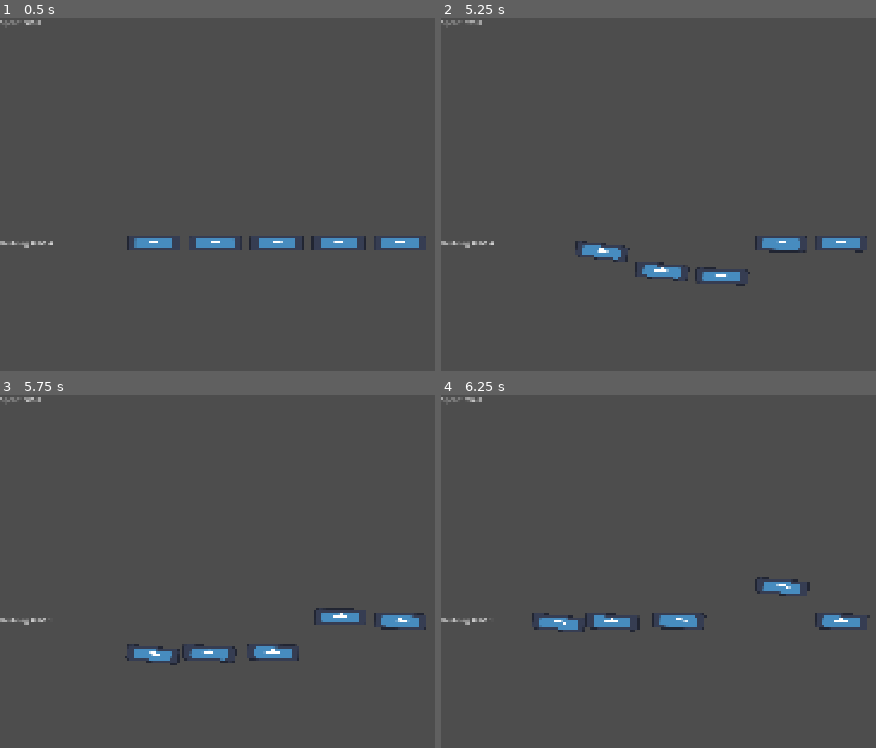
Above: before the commit, frames 1-4 (two rows, left to right).
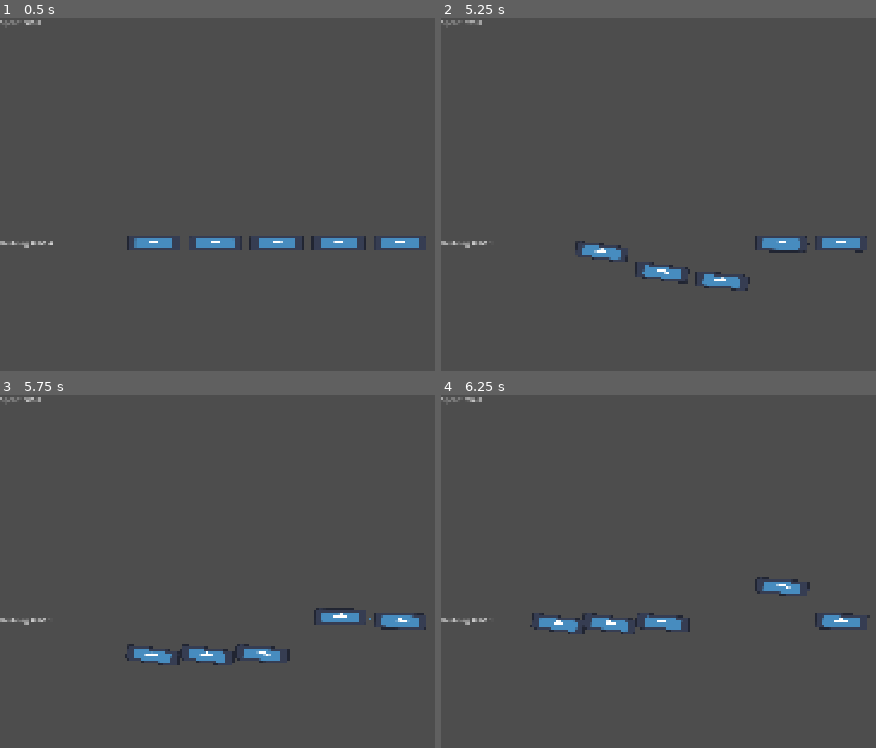
Above: after the commit, the same moments.

Repository: g3evorz/Gameseed-2026
Game: Godot game, scene res://Scenes/main.tscn
The game is run twice, just before and just after one commit, with the same random seed, the same clock (stepped at 60 frames per second) and the same inputs. The engine's default icon, where the game draws it, is replaced by a stand-in: a white triangle on a blue panel in a dark square.
Inputs:
- Up to frame 1 (0.5 s): no input
- Up to frame 2 (5.25 s): tap Enter (ui_accept) at 0.5, 0.77, 1.52, 3.02, 3.77, 4.52 s
- Up to frame 3 (5.75 s): no input
- Up to frame 4 (6.25 s): tap Enter (ui_accept) at 6.02 s

Frame 1 is identical in both runs. In frame 2, 0.6% of the frame differs, in the area x 11-85%, y 63-78%; in frame 3, 0.8%; in frame 4, 0.8%, in the area x 20-85%, y 54-68%.

Commit message:
Adjust coupler visuals and train physics
Update coupler Sprite transform (position & scale) and remove explicit visibility flag in coupler.tscn. Fix gerbong scene's script resource path to match renamed/reshaped script file. Tweak Gerbong.gd constants: set LEBAR_ASLI_GAMBAR_HIDROLIK to 110.0, reduce BATAS_EKSTRIM_Y to 100.0, and minor whitespace cleanup. Increase kepala.gd MAX_SPEED from 500 to 1000 to allow higher top speed. These changes align sprite sizing with physics parameters and adjust collision/extreme thresholds and movement speed.

Diff:
--- a/Scenes/Components/Kereta/coupler.tscn
+++ b/Scenes/Components/Kereta/coupler.tscn
@@ -9,9 +9,8 @@
 collision_mask = 2
 
 [node name="Sprite2D" type="Sprite2D" parent="." unique_id=1987148400]
-visible = false
-position = Vector2(-1.1920929e-07, 4.5474735e-13)
-scale = Vector2(0.3596749, 0.13281249)
+position = Vector2(-1.1920929e-07, 0.027421713)
+scale = Vector2(0.171875, 0.046874996)
 texture = ExtResource("1_5kep0")
 centered = false
 offset = Vector2(0, -64.585)
--- a/Scenes/Components/Kereta/gerbong.tscn
+++ b/Scenes/Components/Kereta/gerbong.tscn
@@ -1,7 +1,7 @@
 [gd_scene format=3 uid="uid://dcnle0rgkvqcg"]
 
 [ext_resource type="Texture2D" uid="uid://c7b1a0a2yu4by" path="res://icon.svg" id="1_fp0vm"]
-[ext_resource type="Script" uid="uid://dsguloiapf5sg" path="res://Script/Kereta/Gerbong.gd" id="1_ibxl1"]
+[ext_resource type="Script" uid="uid://dsguloiapf5sg" path="res://Script/Kereta/gerbong.gd" id="1_ibxl1"]
 [ext_resource type="PackedScene" uid="uid://8nceytgwwcui" path="res://Scenes/Components/Kereta/coupler.tscn" id="3_2jg16"]
 
 [sub_resource type="RectangleShape2D" id="RectangleShape2D_ibxl1"]
--- a/Script/Kereta/Gerbong.gd
+++ b/Script/Kereta/Gerbong.gd
@@ -19,14 +19,14 @@
 @export var MAX_SPRING_VELOCITY = 1000.0
 @export var BATAS_MAKSIMUM_COUPLER = 35.0
 @export var BATAS_MINIMUM_COUPLER = 12.5
-@export var LEBAR_ASLI_GAMBAR_HIDROLIK = 46.0
+@export var LEBAR_ASLI_GAMBAR_HIDROLIK = 110.0
 
 # --- REVISI PRIORITAS SEDANG: Pembersihan Magic Numbers ---
 @export var BATAS_HANCUR = 1500.0
 # Nilai ini adalah fallback ekstrem pasca-collision, jika sistem tug
 # gagal menyelamatkan gerbong (misal karena terjepit rintangan)
 @export var BATAS_EKSTRIM_X = 200.0
-@export var BATAS_EKSTRIM_Y = 500.0
+@export var BATAS_EKSTRIM_Y = 100.0
 
 func putus_sambungan():
 	tersambung = false
@@ -136,7 +136,6 @@
 		coupler_sensor.target_position = coupler_sensor.to_local(titik_target)
 		coupler_sensor.force_raycast_update()
 
-
 		# DETEKSI PUTUS EKSTREM TERAKHIR
 		if coupler_sensor.is_colliding():
 			putus_sambungan()
--- a/Script/Kereta/kepala.gd
+++ b/Script/Kereta/kepala.gd
@@ -3,7 +3,7 @@
 # --- Konfigurasi Pergerakan ---
 @export var JUMP_VELOCITY = -1000.0
 @export var BASE_SPEED = 300.0
-@export var MAX_SPEED = 500.0
+@export var MAX_SPEED = 1000.0
 @export var ACCELERATION = 15.0
 var current_speed = 0.0
 
